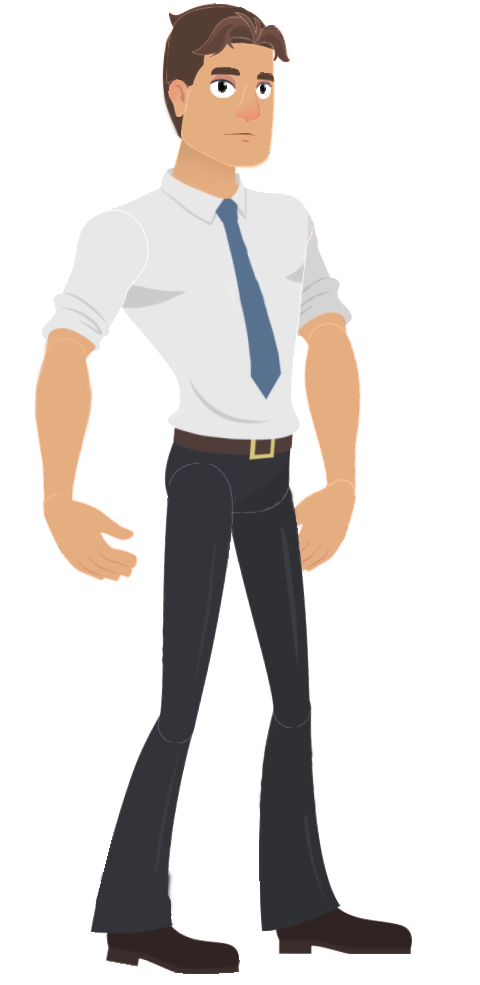
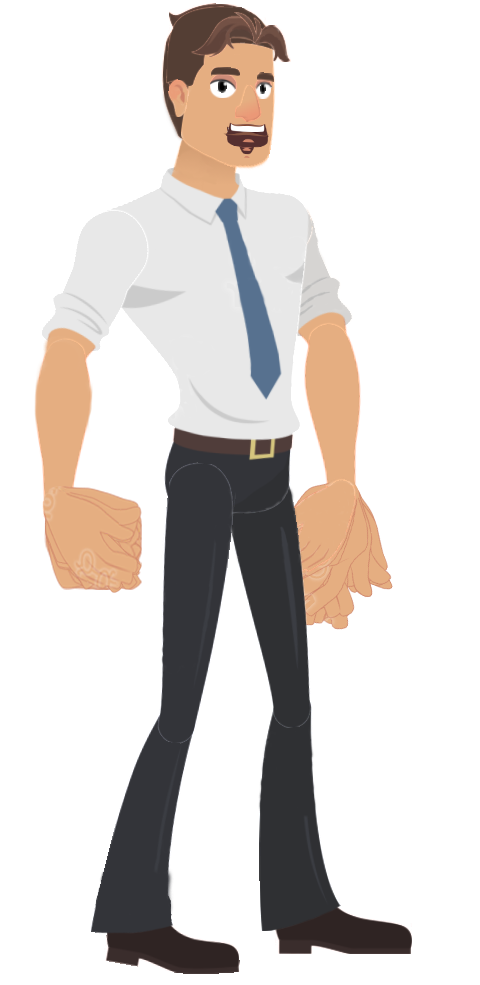
Layered file, before and after one edit (480 × 985). Changes by layer:
added group "RHand" with 13 layers in group "Coworker" over (x1=42, y1=486, x2=142, y2=593)
added layer "Right Hand Relaxed" in group "RHand" over (x1=42, y1=487, x2=140, y2=591)
added layer "Right Hand Victory" in group "RHand" over (x1=44, y1=489, x2=142, y2=593)
added layer "Right Hand Seven" in group "RHand" over (x1=44, y1=486, x2=142, y2=590)
added layer "Right Hand OK" in group "RHand" over (x1=44, y1=486, x2=142, y2=590)
added layer "Right Hand One" in group "RHand" over (x1=44, y1=486, x2=142, y2=590)
added layer "Right Hand Fist" (1st of 2, in "Coworker" › "RHand") in group "RHand" over (x1=44, y1=486, x2=142, y2=590)
added layer "Right Hand Reach" in group "RHand" over (x1=44, y1=486, x2=142, y2=590)
added layer "Right Hand Open" in group "RHand" over (x1=44, y1=486, x2=142, y2=590)
added layer "Right Hand Pick" in group "RHand" over (x1=44, y1=486, x2=142, y2=590)
added group "LHand" with 16 layers in group "Coworker" over (x1=293, y1=477, x2=393, y2=630)
added layer "Left Hand Akimbo" in group "LHand" over (x1=293, y1=481, x2=369, y2=617)
added layer "Left Hand Relaxed" (2nd of 2, in "Coworker" › "LHand") in group "LHand" over (x1=296, y1=477, x2=373, y2=619)
added layer "Left Hand Victory" in group "LHand" over (x1=293, y1=481, x2=368, y2=630)
added layer "Left Hand Seven" in group "LHand" over (x1=293, y1=481, x2=392, y2=624)
added layer "Left Hand OK" in group "LHand" over (x1=293, y1=481, x2=388, y2=614)
added layer "Left Hand One" in group "LHand" over (x1=293, y1=481, x2=368, y2=622)
added layer "Left Hand Open" (1st of 2, in "Coworker" › "LHand") in group "LHand" over (x1=293, y1=481, x2=376, y2=620)
added layer "Left Hand Pat" (2nd of 2, in "Coworker" › "LHand") in group "LHand" over (x1=293, y1=481, x2=370, y2=618)
added layer "Left Hand Open" (2nd of 2, in "Coworker" › "LHand") in group "LHand" over (x1=293, y1=481, x2=393, y2=625)
…and 46 more changes (45 added, 1 painted)
